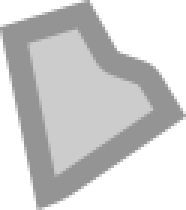
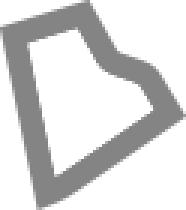
Revision of a layered (186, 210) image; what changed, layer by layer:
pixels changed over (0, 0, 186, 210) (layer not identified)
